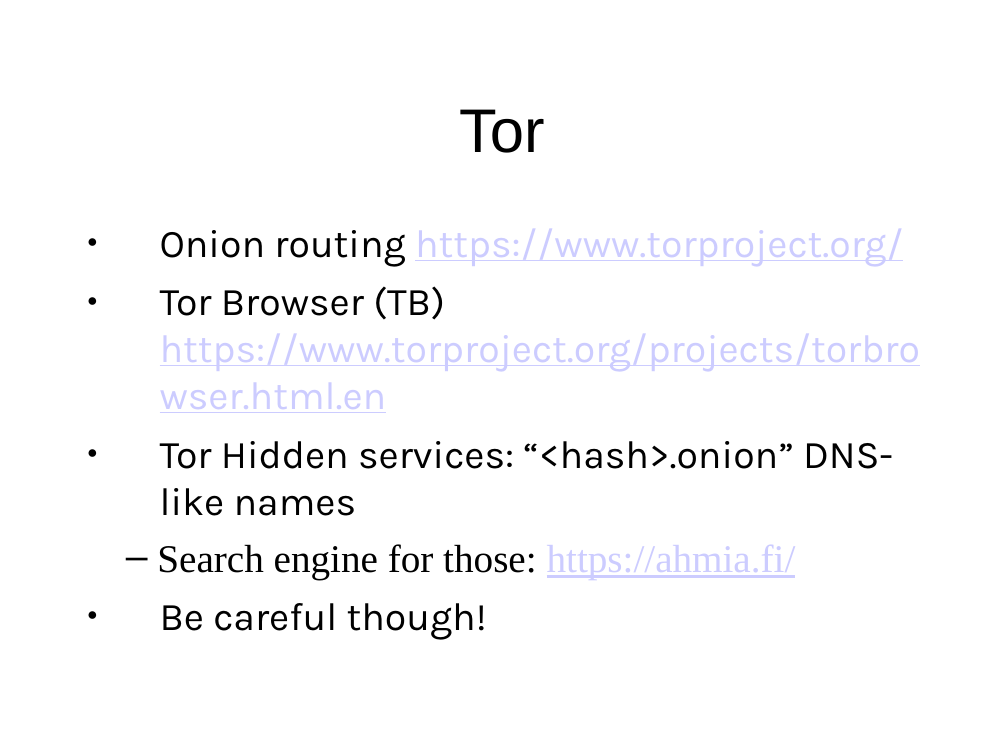
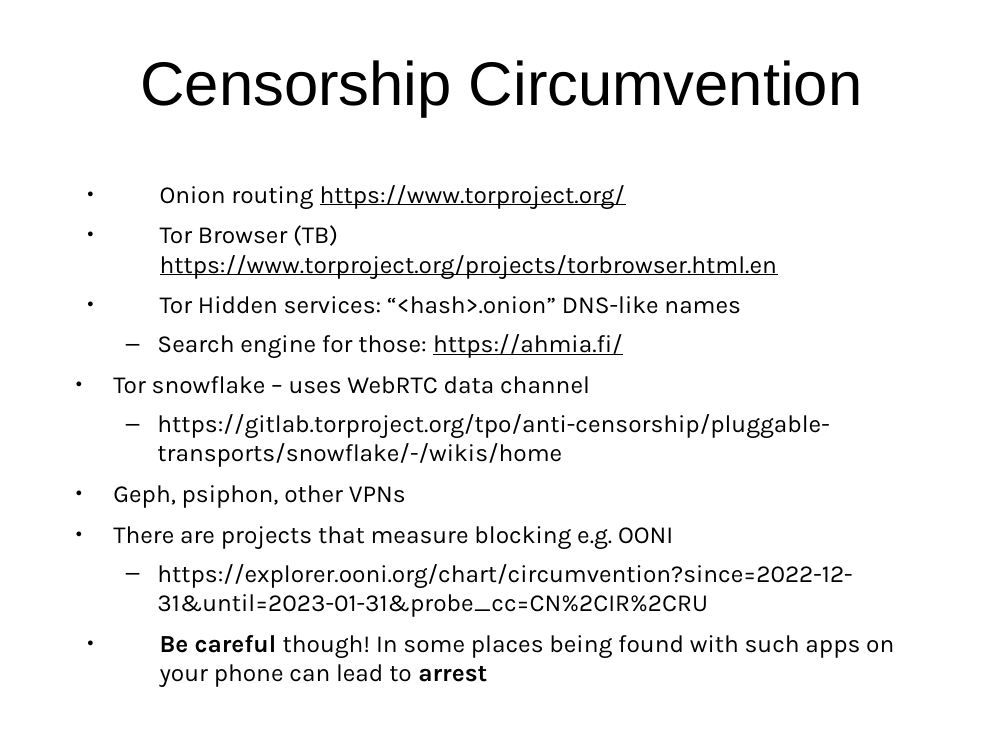
Before and after one commit to sftcd/cs7053, a slide deck: slide 51 of 2023lectures/02-concepts.odp. Drawn at 1008x756 pixels with LibreOffice and Linux fonts; fonts in the diff are those of the drawing. Boxes give left, top, right and bottom in pixels: in the first picture for what was removed or moved away, otherwise in the second. Text is boxed around its words. In the diff, an @@ line names an element or a change of style, - is before the commit and + after.

```diff
--- a/2023lectures/02-concepts.odp
+++ b/2023lectures/02-concepts.odp
@@ title added at (140, 60, 863, 116), 44 pt, text #000000 @@
+Censorship Circumvention
@@ title removed at (459, 109, 545, 153) @@
-Tor
@@ text "Onion routing https://www.torproject.org/": place and size @@
-text "Onion routing https://www.torproject.org/" at (157, 229, 920, 640)
+text "Onion routing https://www.torproject.org/" at (113, 185, 894, 687)
@@ text at (157, 185, 777, 358): size 28 to 17.5 pt in "Onion routing https://www.torproject.org/", "Tor Browser (TB) https://www.torproject.org/projects/torbrow ...", "Tor Hidden services: “<hash>.onion” DNS-like names", "Search engine for those: https://ahmia.fi/"; text colour #CCCCFF to #000000 in "https://www.torproject.org/", "https://www.torproject.org/projects/torbrowser.html.en", "https://ahmia.fi/"; font Times New Roman to Karla in "Search engine for those: https://ahmia.fi/" @@
@@ text at (113, 376, 894, 687): text changed; size 28 to 17.5 pt @@
-● Be careful though!
+● Tor snowflake – uses WebRTC data channel
+  – https://gitlab.torproject.org/tpo/anti-censorship/pluggable-transports/snowflake/-/wikis/home
+● Geph, psiphon, other VPNs
+● There are projects that measure blocking e.g. OONI
+  – https://explorer.ooni.org/chart/circumvention?since=2022-12-31&until=2023-01-31&probe_cc=CN%2CIR%2CRU
+● Be careful though! In some places being found with such apps on your phone can lead to arrest
```
Also in this commit, not shown: 4 other files.
